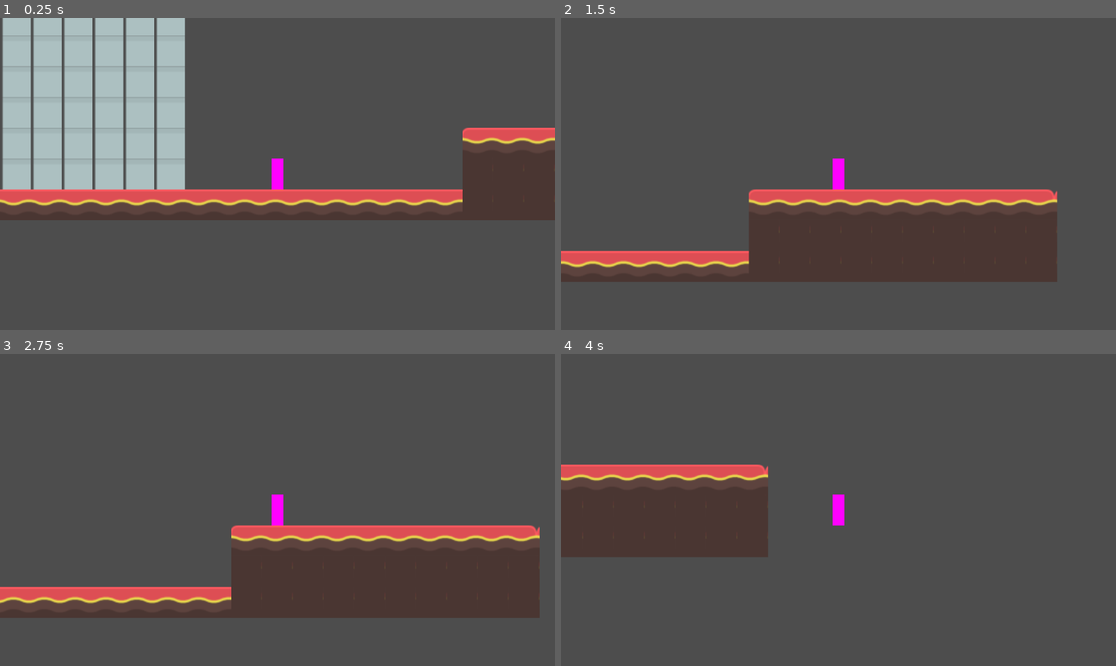
Above: before the commit, frames 1-4 (two rows, left to right).
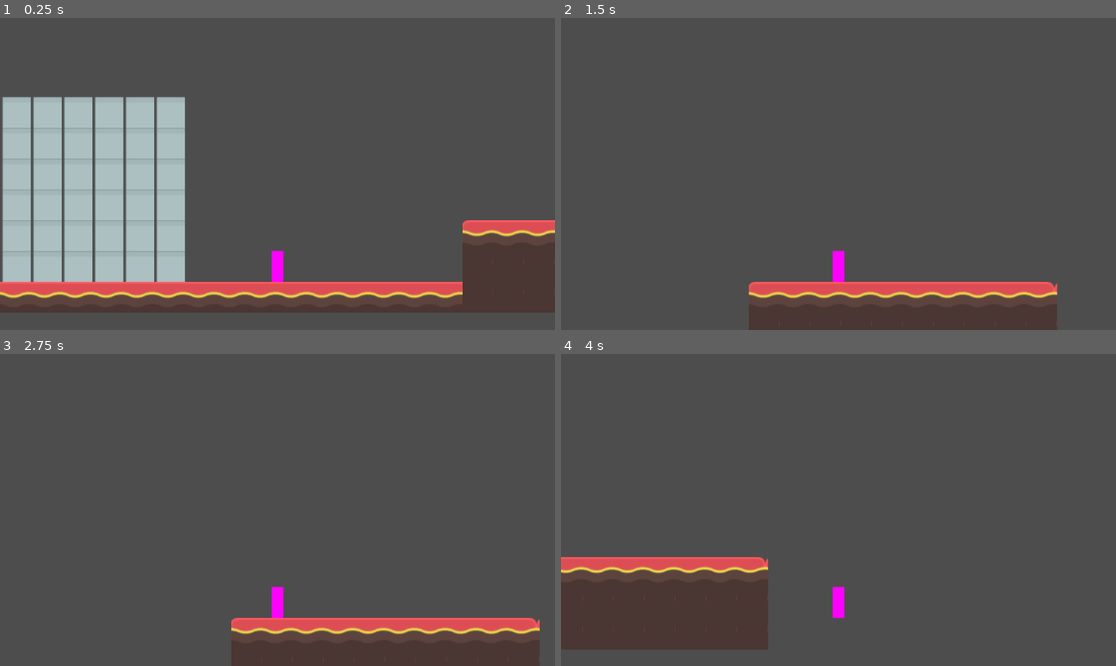
Above: after the commit, the same moments.

Repository: TheKizzyDev/GodotWildJam62
Game: Godot game, scene res://main.tscn
Two runs of this game, one before a commit and one after it. Both use one fixed random seed, a clock stepped at 60 frames per second and the inputs below.
Inputs:
- Up to frame 1 (0.25 s): no input
- Up to frame 2 (1.5 s): tap Enter at 0.5 s; hold D (move_right) from 0.53 s (still down); tap Space (jump) at 0.77 s
- Up to frame 3 (2.75 s): tap Space (jump) at 1.52 s; release D (move_right) at 2.03 s; hold A (move_left) from 2.03 s (still down)
- Up to frame 4 (4 s): release A (move_left) at 2.78 s; hold D (move_right) from 2.78 s (still down); tap Space (jump) at 3.02, 3.77 s

The runs differ from the first frame. In frame 1, 36% of the frame differs, in the area x 0-100%, y 0-95%; in frame 2, 24%; in frame 3, 25%; in frame 4, 20%.

Commit message:
Adjust camera framing.

Diff:
--- a/main.tscn
+++ b/main.tscn
@@ -1004,6 +1004,7 @@
 collision_mask = 15
 
 [node name="Camera2D" type="Camera2D" parent="Player2D"]
+offset = Vector2(0, -96)
 zoom = Vector2(2, 2)
 
 [node name="TileMap_Placeholder" type="TileMap" parent="."]
